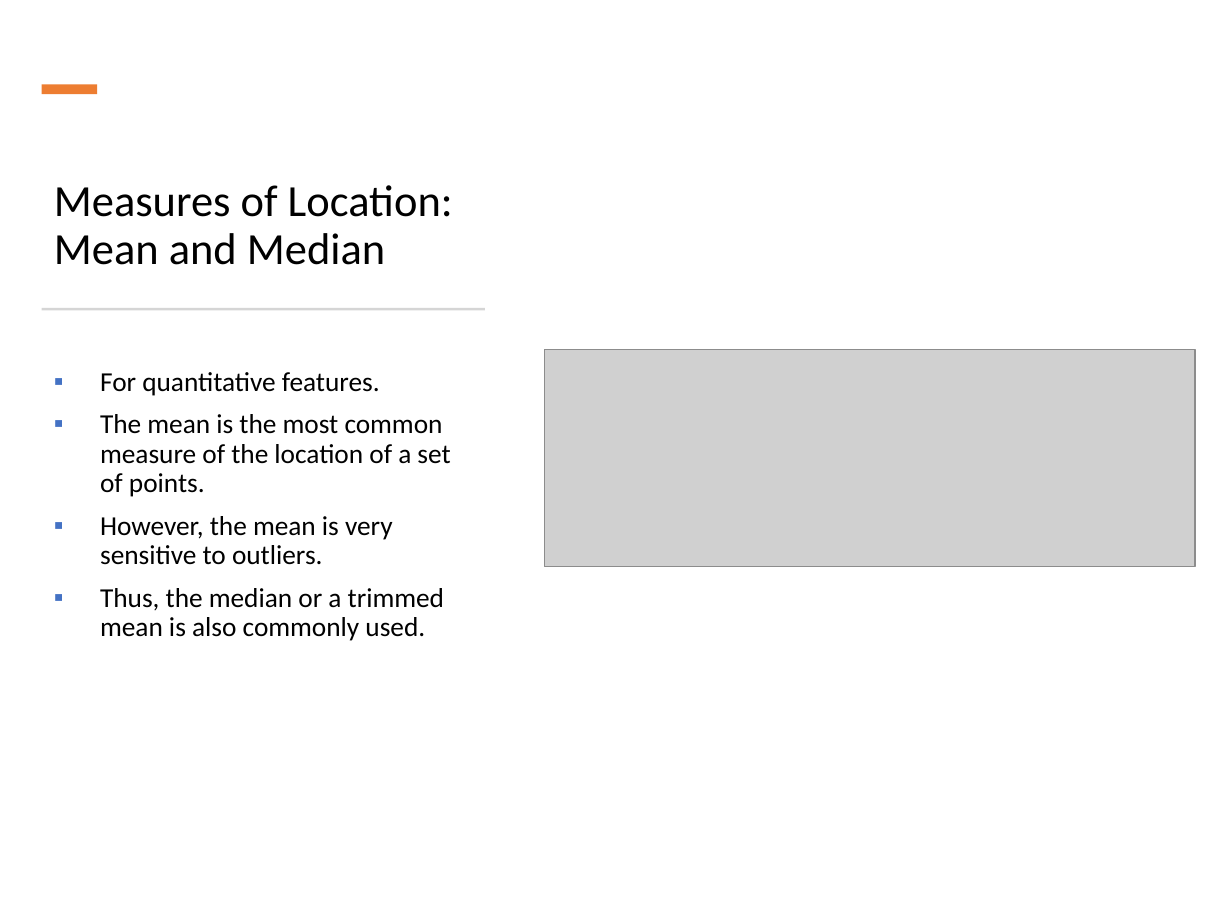
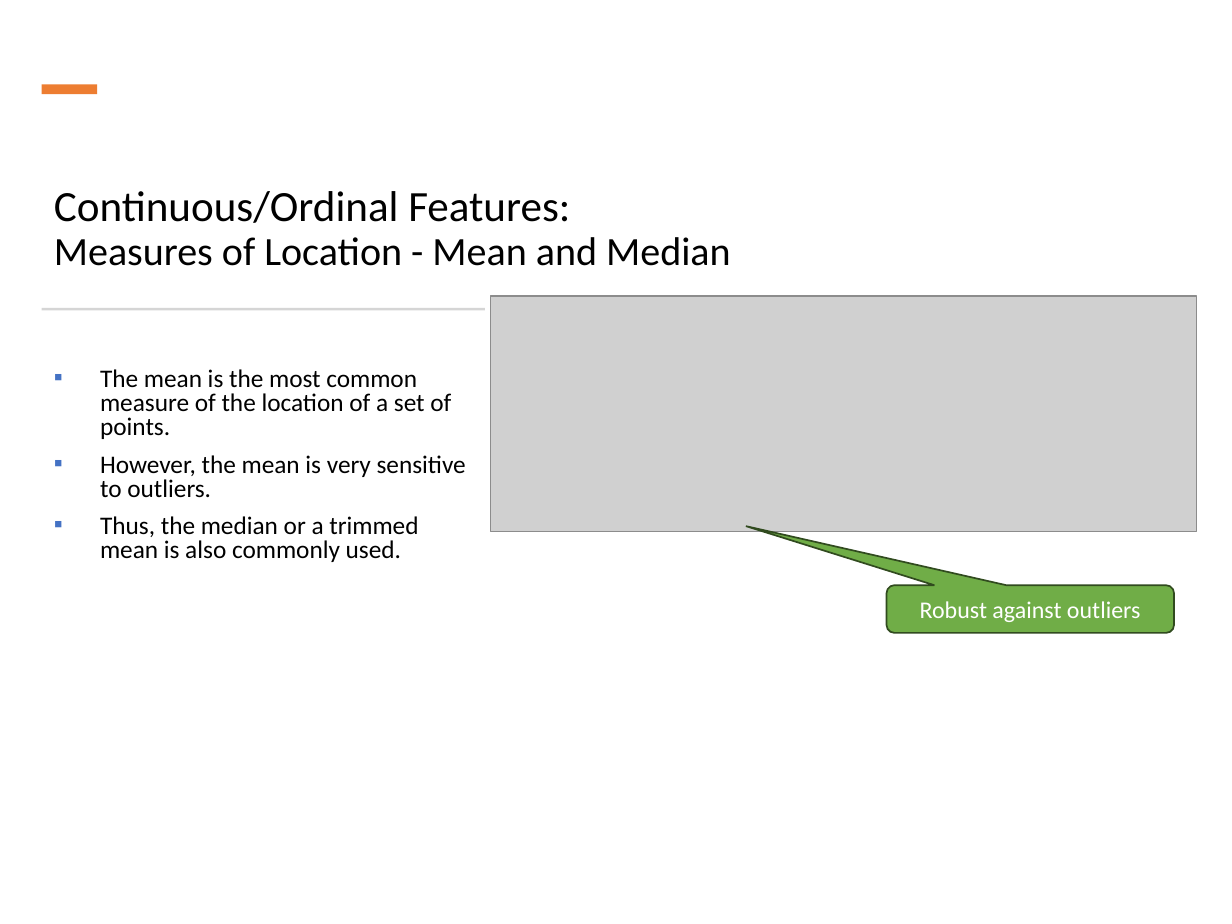
Before and after one commit to mhahsler/Introduction_to_Data_Mining_R_Examples, a slide deck: slide 10 of slides/chap2_exploration.pptx. Drawn at 1232x924 pixels with LibreOffice and Linux fonts; fonts in the diff are those of the drawing; grey boxes stand for pictures. Boxes give left, top, right and bottom in pixels: in the first picture for what was removed or moved away, otherwise in the second. Text is boxed around its words. In the diff, an @@ line names an element or a change of style, - is before the commit and + after.

```diff
--- a/slides/chap2_exploration.pptx
+++ b/slides/chap2_exploration.pptx
@@ title at box(54, 191, 731, 266): text changed; size 26 to 23.4 pt @@
-Measures of Location: Mean and Median
+Continuous/Ordinal Features:
+Measures of Location - Mean and Median
@@ picture: place and size @@
-picture at box(545, 350, 1195, 567)
+picture at box(490, 296, 1196, 531)
@@ text "The mean is the most ..." at box(100, 369, 466, 562): size 16 to 14.8 pt; line spacing 0.9 to 0.8 @@
@@ text at box(100, 372, 380, 396): paragraph removed @@
-▪ For quantitative features.
@@ rounded speech box added at box(887, 585, 1174, 633), fill #70AD47, outline #314C1F 1 pt, 14 pt, text #FFFFFF @@
+Robust against outliers
```
Also in this commit, not shown: 12 other slides changed, 1 slide added, 6 slides removed, 1 other file.
